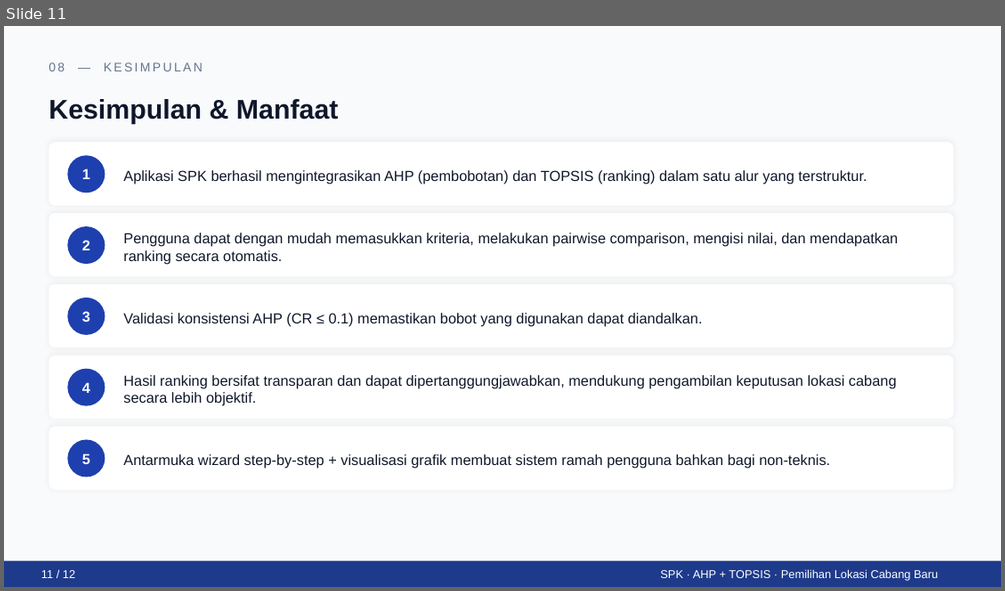
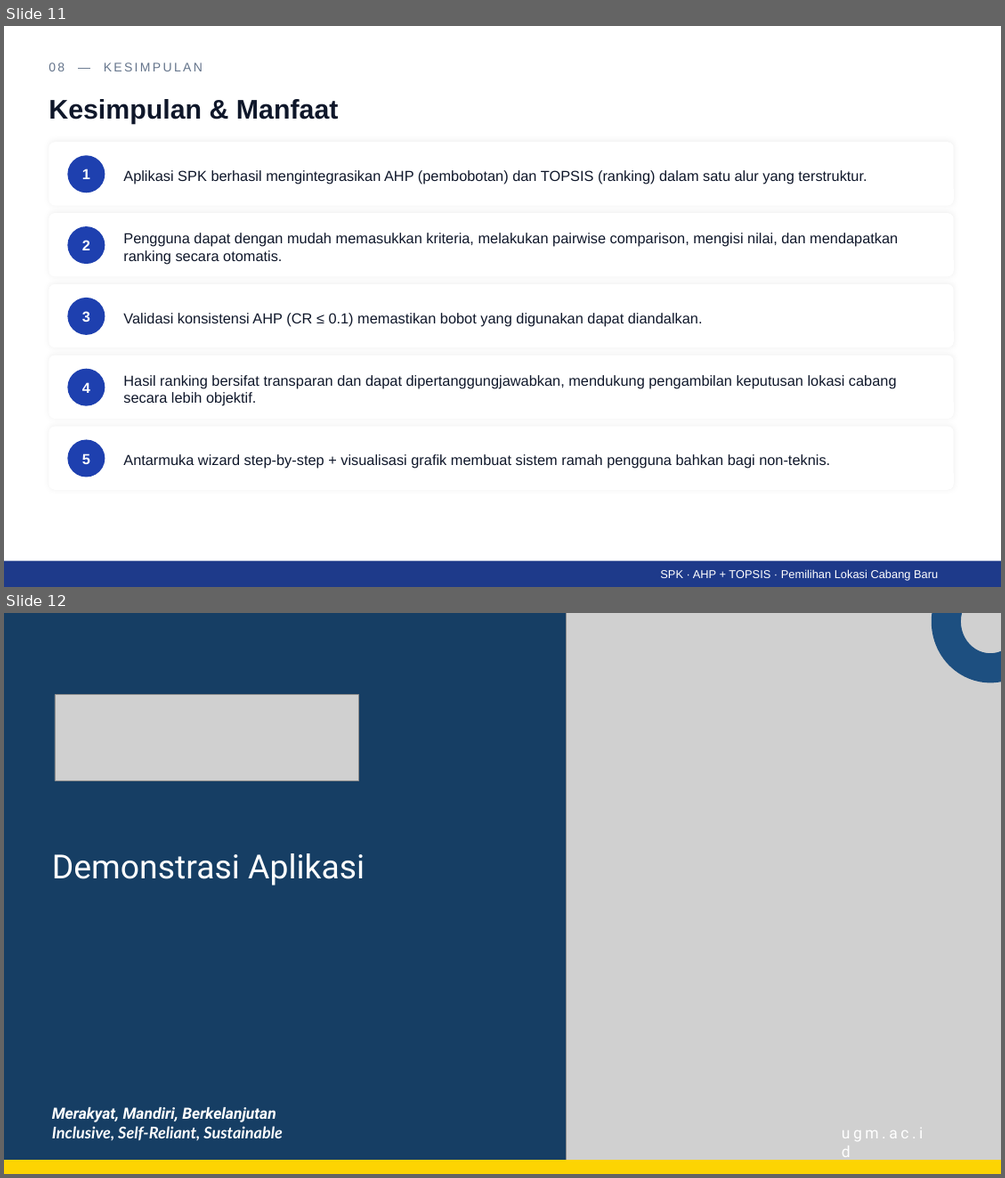
Before and after one commit to AndreasAndityaTI/tugas_spk, a slide deck: Presentasi_SPK_Pemilihan_Lokasi_Cabang_Baru.pptx. Shown one above the other, each under a label of ours: slide 11 before the commit, slides 11 and 12 after it. The pictures are 1005x591 and 1005x1178 pixels, drawn with LibreOffice and Linux fonts; fonts in the diff are those of the drawing; grey boxes stand for pictures. Boxes give left, top, right and bottom in pixels: in the first picture for what was removed or moved away, otherwise in the second. Text is boxed around its words. In the diff, an @@ line names an element or a change of style, - is before the commit and + after.

```diff
--- a/Presentasi_SPK_Pemilihan_Lokasi_Cabang_Baru.pptx
+++ b/Presentasi_SPK_Pemilihan_Lokasi_Cabang_Baru.pptx
@@ slide 12 added at (x1=4, y1=613, x2=1001, y2=1174), background #163E64 @@
@@ picture added at (x1=566, y1=613, x2=1001, y2=1174) @@
@@ donut added at (x1=931, y1=613, x2=1001, y2=682), fill #1D4F80 @@
@@ picture added at (x1=55, y1=695, x2=358, y2=780) @@
@@ text added at (x1=52, y1=853, x2=364, y2=885), 32 pt, text #FFFFFF @@
+Demonstrasi Aplikasi
@@ text added at (x1=52, y1=1107, x2=283, y2=1141), 15.5 pt, text #FFFFFF, bold, italic @@
+Merakyat, Mandiri, Berkelanjutan
+Inclusive, Self-Reliant, Sustainable
@@ text added at (x1=841, y1=1127, x2=922, y2=1141), 15 pt, text #FFFFFF @@
+ugm.ac.id
@@ freeform shape added at (x1=5, y1=1159, x2=1001, y2=1174), fill #FDD402 @@
@@ slide 11 changed as well @@
@@ background #F8FAFC to #FFFFFF @@
@@ text removed at (x1=41, y1=570, x2=75, y2=578) @@
-11 / 12
```
Also in this commit, not shown: 9 other slides changed, 1 other slide added, 2 slides removed, 3 other files.
